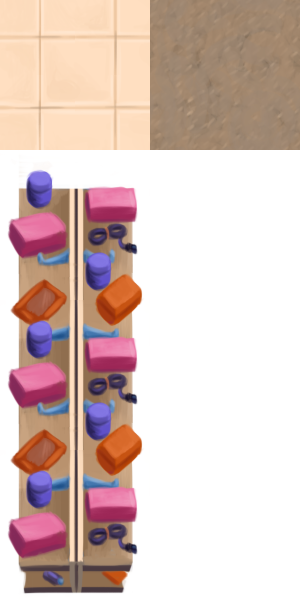
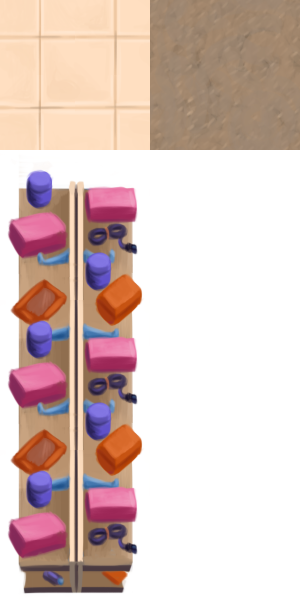
Comparing the layer stacks of the two 300x600 images. Changes:
painted on "shelftop" over box(68, 180, 85, 199)
